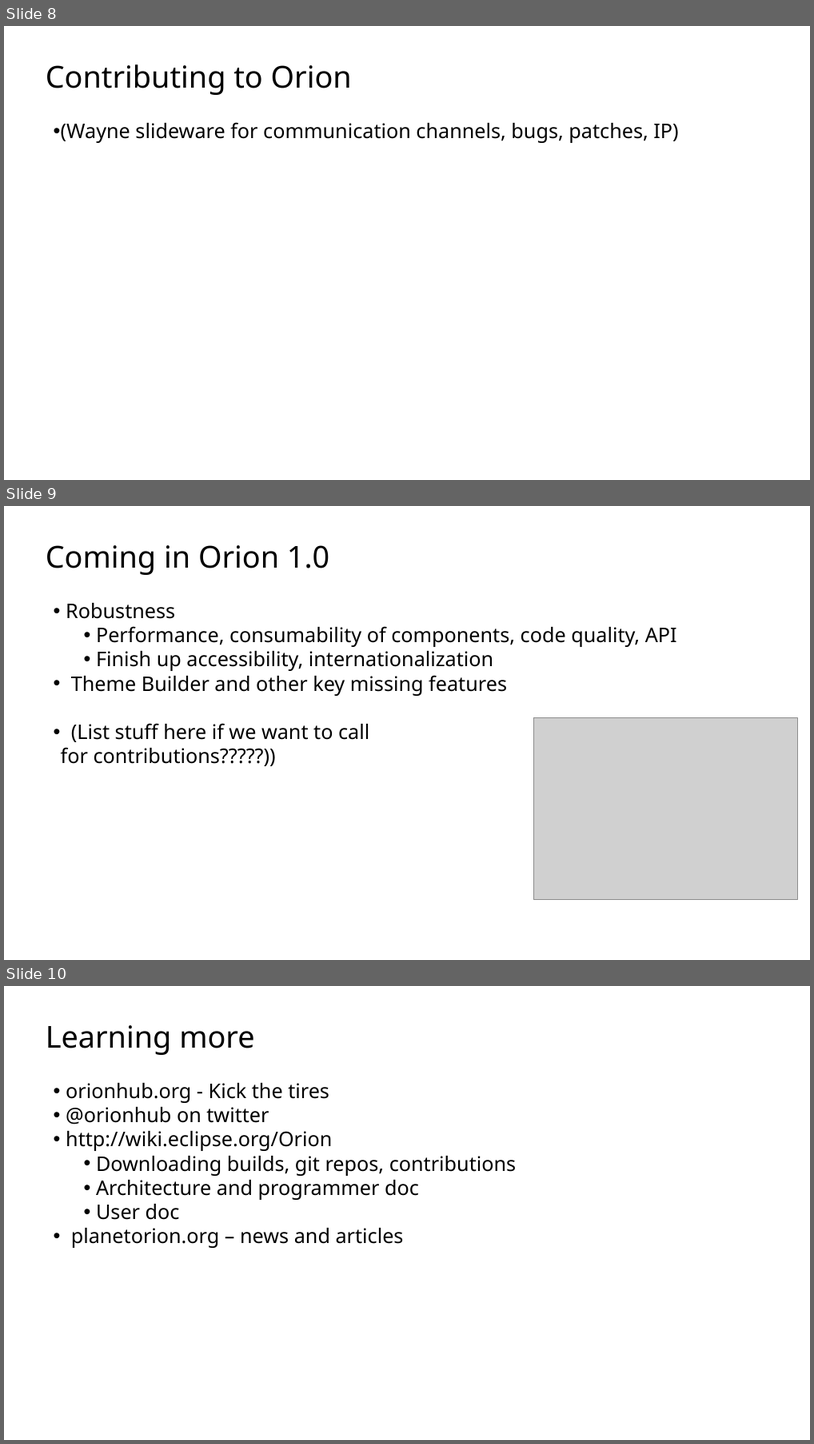
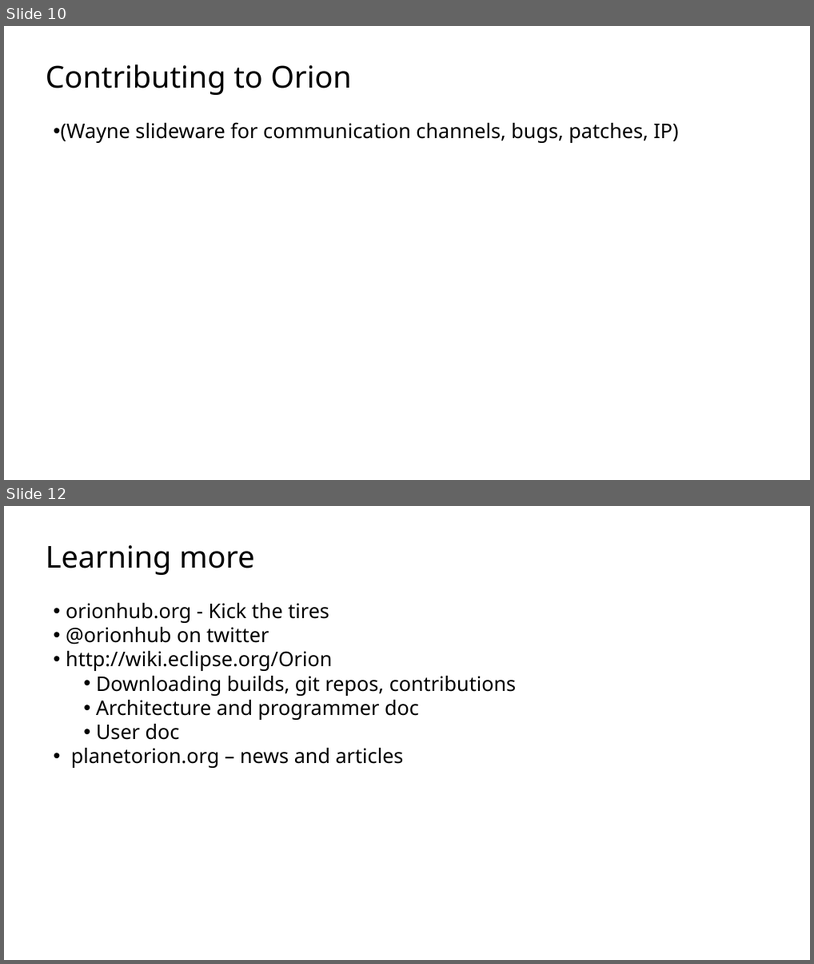
Before and after one commit to sfmccourt/oscon, a slide deck: osconorion.odp. Shown one above the other, each under a label of ours: slides 8, 9 and 10 before the commit, slides 10 and 12 after it; the slides between them are not shown. The pictures are 814x1444 and 814x964 pixels, drawn with LibreOffice and Linux fonts; fonts in the diff are those of the drawing; grey boxes stand for pictures; background and template pictures are left out. Boxes give left, top, right and bottom in pixels: in the first picture for what was removed or moved away, otherwise in the second. Text is boxed around its words. In the diff, an @@ line names an element or a change of style, - is before the commit and + after.

```diff
--- a/osconorion.odp
+++ b/osconorion.odp
@@ slide 9 removed at (4, 506, 810, 960), background picture (left out) @@
@@ text removed at (46, 545, 678, 766) @@
-Coming in Orion 1.0
-  • Robustness
-      • Performance, consumability of components, code quality, API
-      • Finish up accessibility, internationalization
-  • Theme Builder and other key missing features
-  • (List stuff here if we want to call
-    for contributions?????))
@@ picture removed at (534, 718, 798, 900) @@
@@ what was slide 8 is now slide 10 @@
@@ what was slide 10 is now slide 12 @@
```
Also in this commit, not shown: 2 slides changed, 4 slides added, 1 other slide removed, 1 other file.
